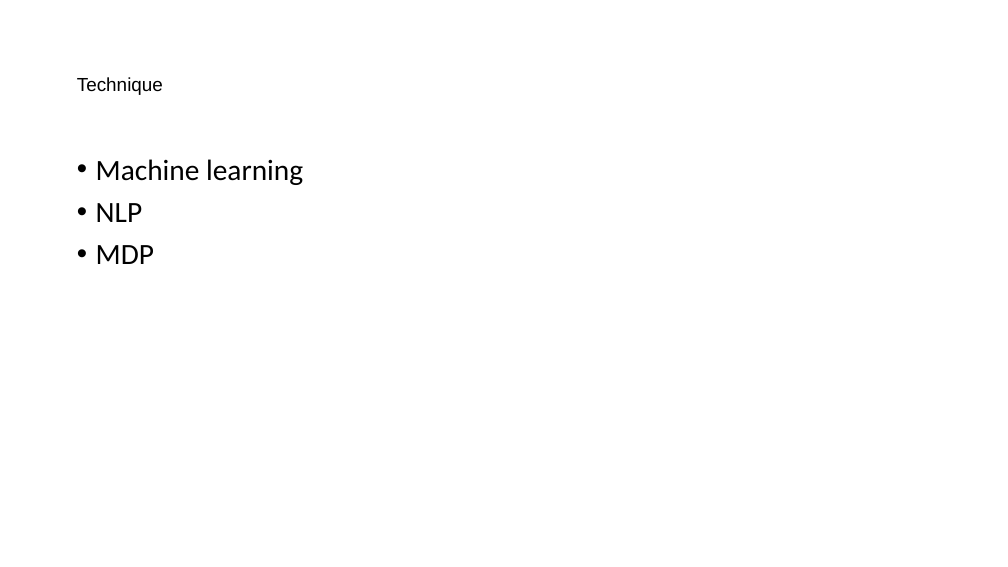
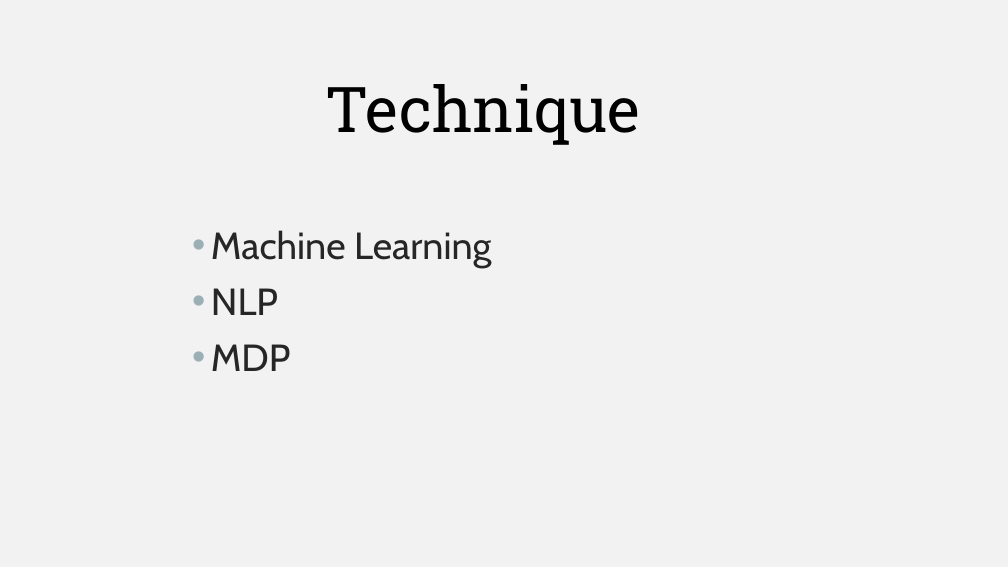
Before and after one commit to ivwangYW/5100CS_Group_Final_Project_Expense-AI, a slide deck: slide 3 of AI Empowered Automated Employee Expense Reimbursement Process.pptx. Drawn at 1008x567 pixels with LibreOffice and Linux fonts; fonts in the diff are those of the drawing. Boxes give left, top, right and bottom in pixels: in the first picture for what was removed or moved away, otherwise in the second. Text is boxed around its words. In the diff, an @@ line names an element or a change of style, - is before the commit and + after.

```diff
--- a/AI Empowered Automated Employee Expense Reimbursement Process.pptx
+++ b/AI Empowered Automated Employee Expense Reimbursement Process.pptx
@@ background #FFFFFF to #F2F2F2 @@
@@ text "Technique": place and size @@
-text "Technique" at bbox=[77, 77, 163, 95]
+text "Technique" at bbox=[325, 84, 639, 145]
@@ text "Technique" at bbox=[325, 84, 639, 145]: size 18 to 60 pt, font Arial to Roboto Slab; line spacing 0.9 to 1; vertical alignment middle to top @@
@@ text "Machine Learning": place and size @@
-text "Machine Learning" at bbox=[96, 159, 303, 264]
+text "Machine Learning" at bbox=[211, 230, 491, 371]
@@ text at bbox=[211, 230, 491, 268]: text changed; size 28 to 36 pt; font Calibri to Cabin; text colour #000000 to #262626 @@
-• Machine learning
+• Machine Learning
@@ text at bbox=[211, 288, 291, 371]: size 28 to 36 pt, font Calibri to Cabin, text colour #000000 to #262626 in "NLP", "MDP"; line spacing 0.9 to 1 @@
```
Also in this commit, not shown: 5 other slides changed, 6 slides added, 1 slide removed.
